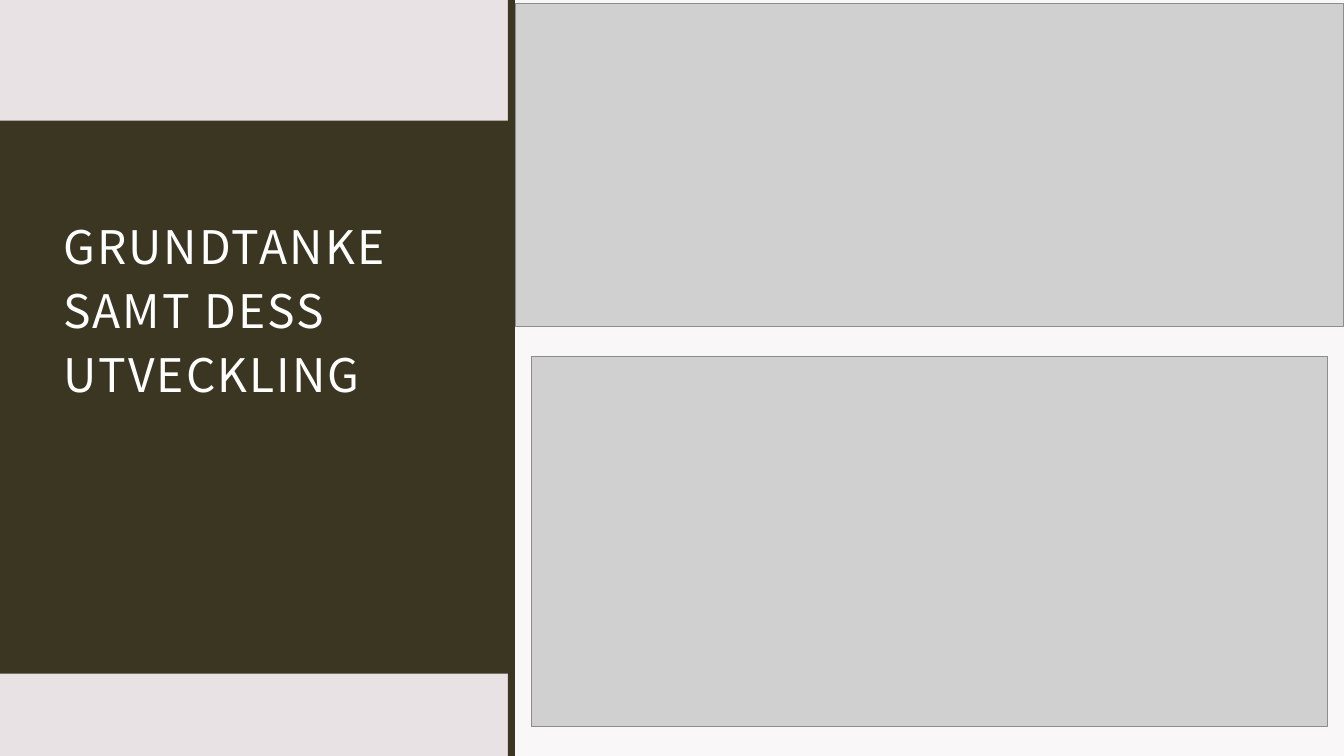
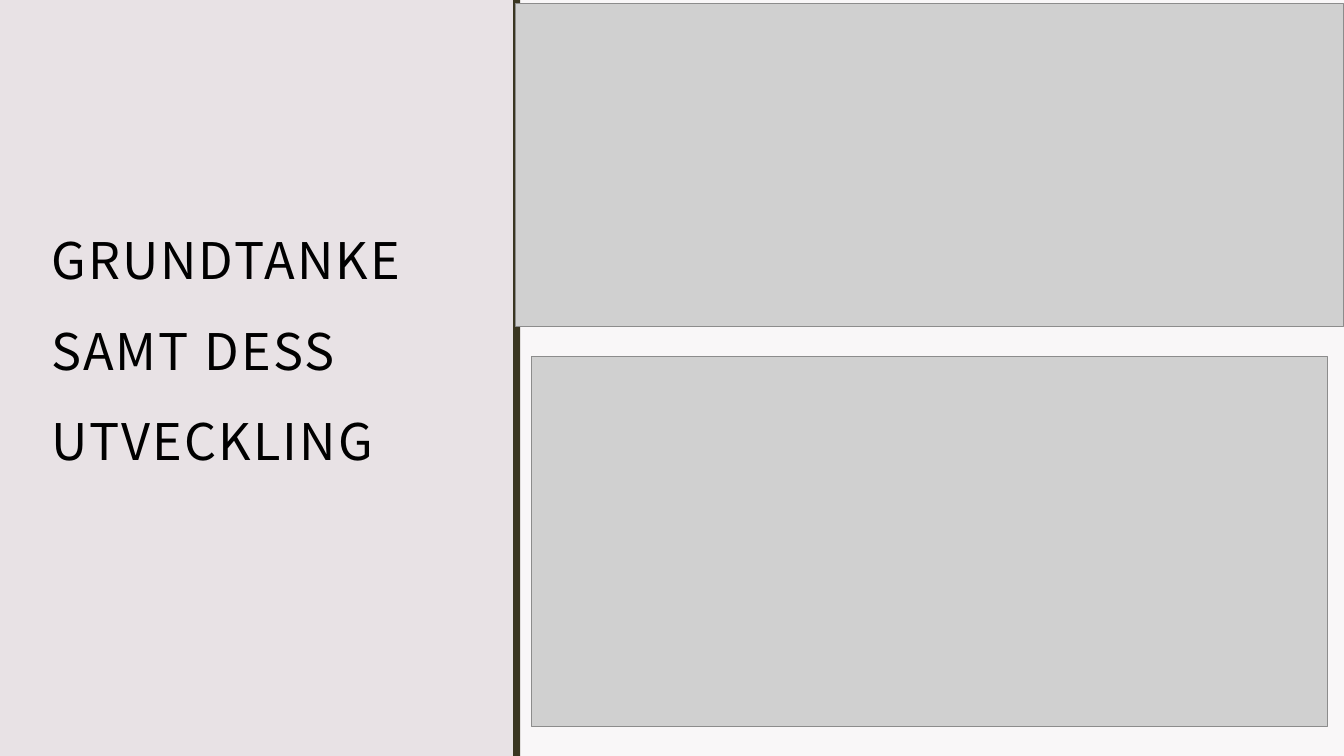
Before and after one commit to OPA20-teamwork/Smart-note-FRONTEND---BACKEND, a slide deck: slide 4 of Grupp 7 powerpoint.pptx. Drawn at 1344x756 pixels with LibreOffice and Linux fonts; fonts in the diff are those of the drawing; grey boxes stand for pictures. Boxes give left, top, right and bottom in pixels: in the first picture for what was removed or moved away, otherwise in the second. Text is boxed around its words. In the diff, an @@ line names an element or a change of style, - is before the commit and + after.

```diff
--- a/Grupp 7 powerpoint.pptx
+++ b/Grupp 7 powerpoint.pptx
@@ rectangle removed at <box>0,0,1344,756</box> @@
@@ rectangle removed at <box>508,0,515,756</box> @@
@@ rectangle removed at <box>515,0,1344,756</box> @@
@@ title "GRUNDTANKE SAMT DESS UTVECKLING": place and size @@
-title "GRUNDTANKE SAMT DESS UTVECKLING" at <box>63,229,384,393</box>
+title "GRUNDTANKE SAMT DESS UTVECKLING" at <box>51,241,400,461</box>
@@ title "GRUNDTANKE SAMT DESS UTVECKLING" at <box>51,241,400,461</box>: size 33 to 36 pt, text colour #FFFFFF to #000000; line spacing 1.15 to 1.5; vertical alignment bottom to middle @@
@@ rectangle removed at <box>0,121,515,675</box> @@
```
Also in this commit, not shown: 4 other slides changed, 1 slide removed, 14 other files.
